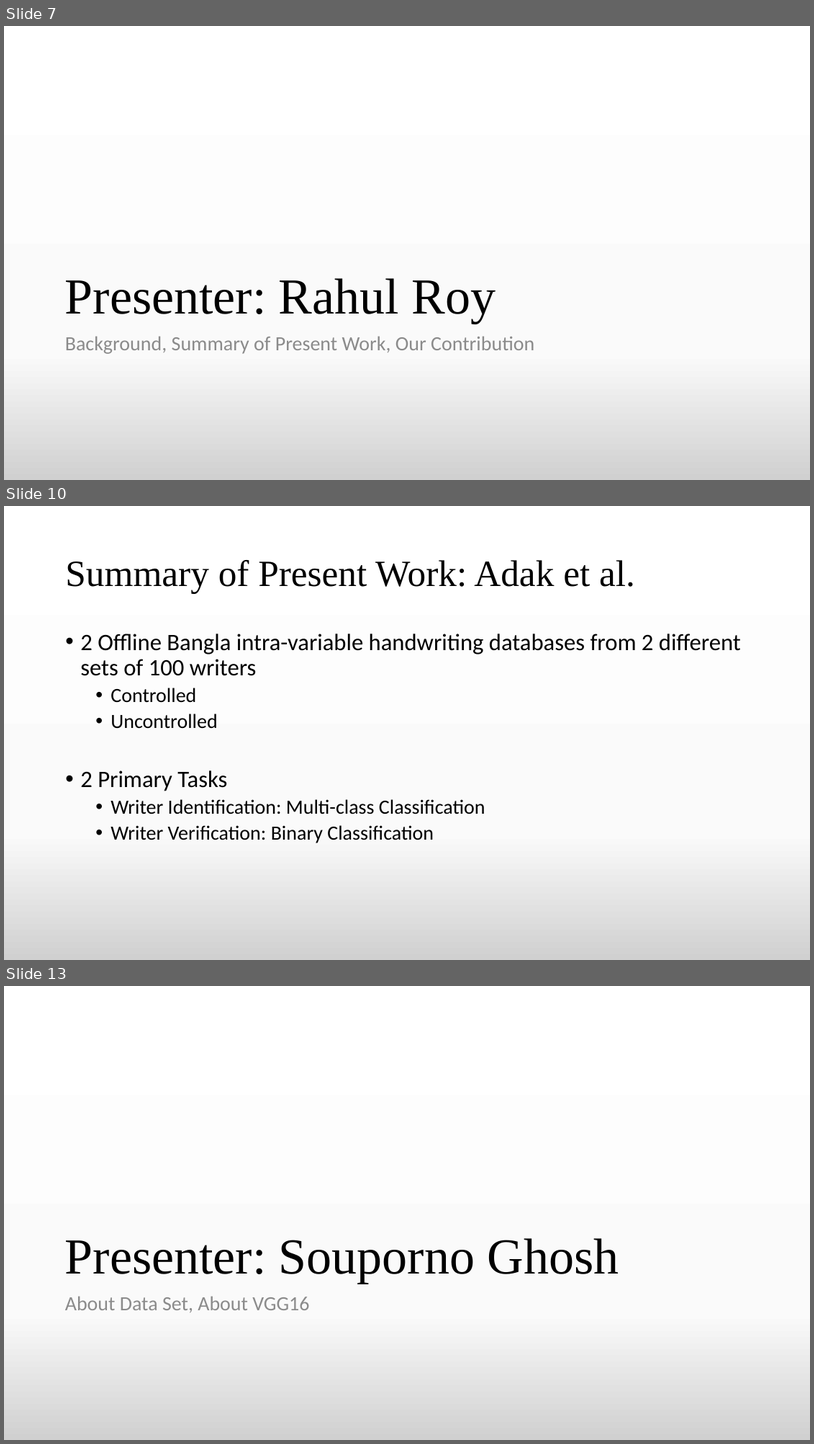
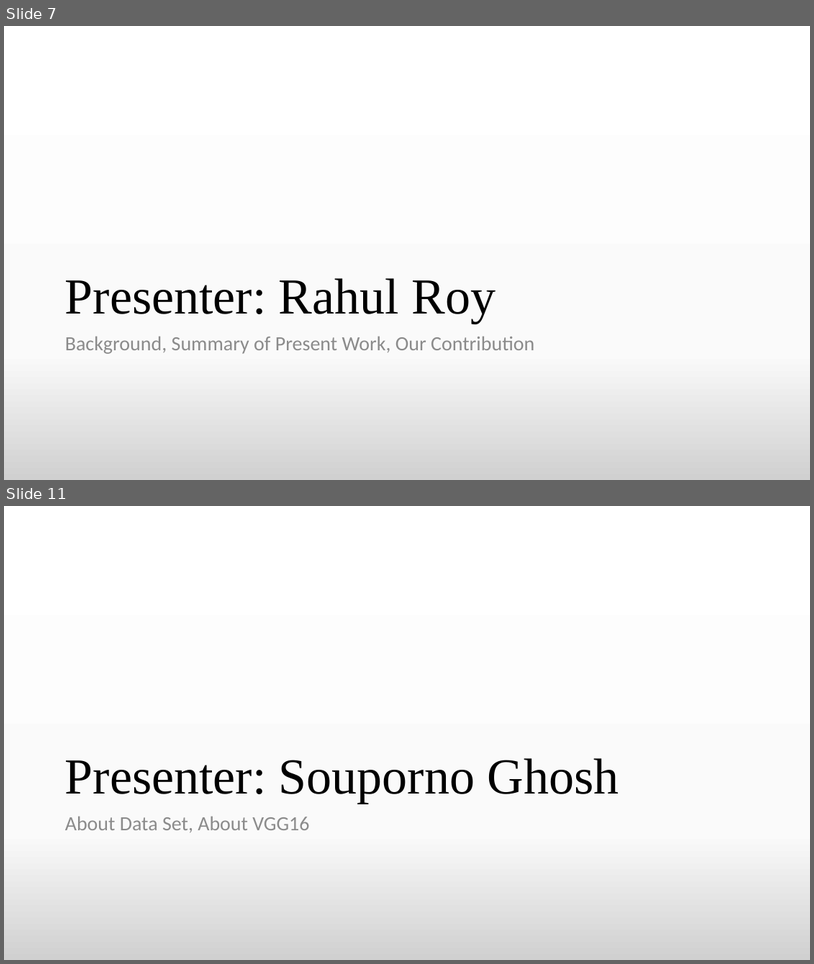
Before and after one commit to TheAnonymousMan/local-language-recognition-gcelt-class-2021, a slide deck: Documentation/4th Year Project Presentation.pptx. Shown one above the other, each under a label of ours: slides 7, 10 and 13 before the commit, slides 7 and 11 after it; the slides between them are not shown. The pictures are 814x1444 and 814x964 pixels, drawn with LibreOffice and Linux fonts; fonts in the diff are those of the drawing. Boxes give left, top, right and bottom in pixels: in the first picture for what was removed or moved away, otherwise in the second. Text is boxed around its words. In the diff, an @@ line names an element or a change of style, - is before the commit and + after.

```diff
--- a/Documentation/4th Year Project Presentation.pptx
+++ b/Documentation/4th Year Project Presentation.pptx
@@ slide 10 removed at [4,506,810,960], background gradient #FFFFFF to #FBFBFB to #D1D1D1 @@
@@ title removed at [65,560,635,593] @@
-Summary of Present Work: Adak et al.
@@ text removed at [80,633,741,843] @@
-• 2 Offline Bangla intra-variable handwriting databases from 2 different sets of 100 writers
-  • Controlled
-  • Uncontrolled
-• 2 Primary Tasks
-  • Writer Identification: Multi-class Classification
-  • Writer Verification: Binary Classification
@@ what was slide 13 is now slide 11 @@
```
Also in this commit, not shown: 5 slides changed, 4 slides added, 2 other slides removed, 2 other files.
